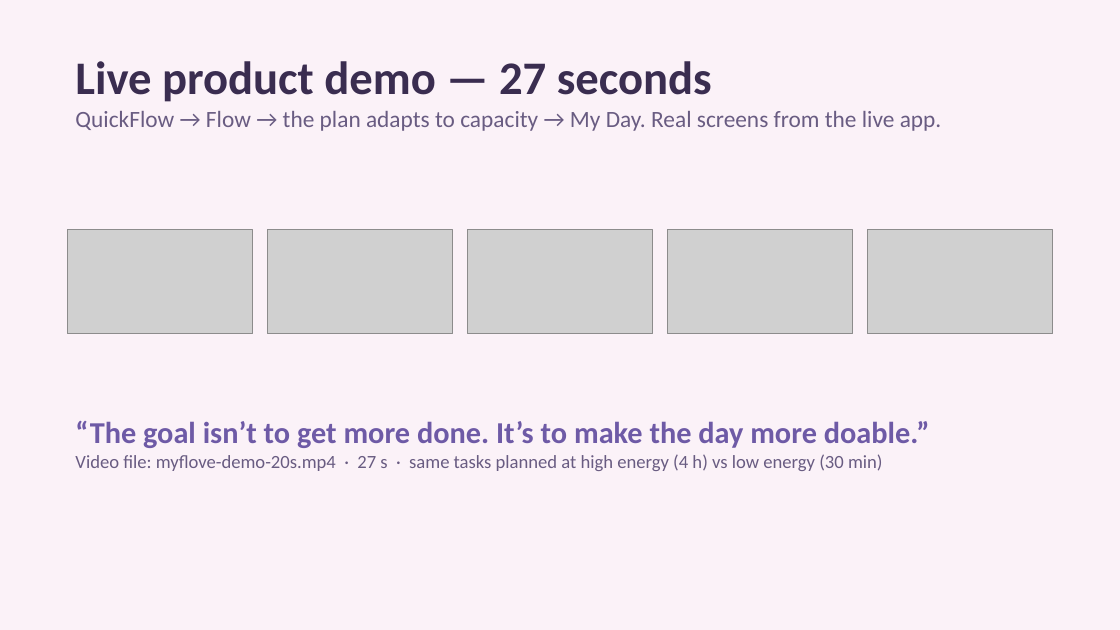
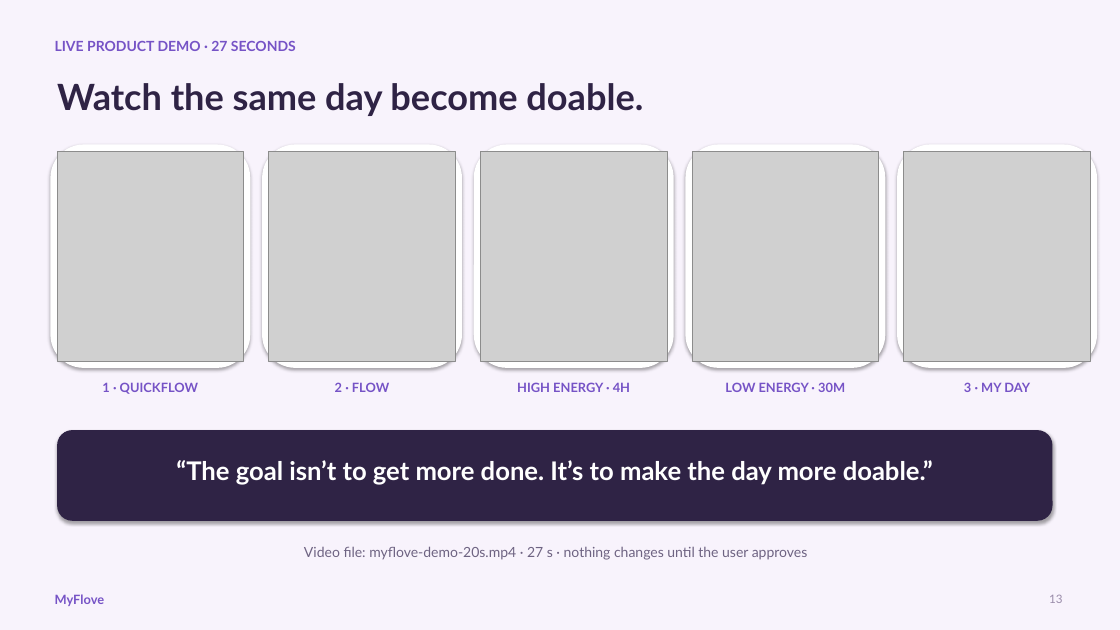
Before and after one commit to camillabaksi/myflove-926d3d31, a slide deck: slide 13 of public/pitch/MyFlove_Investor_Pitch_3min_EN.pptx. Drawn at 1120x630 pixels with LibreOffice and Linux fonts; fonts in the diff are those of the drawing; grey boxes stand for pictures. Boxes give left, top, right and bottom in pixels: in the first picture for what was removed or moved away, otherwise in the second. Text is boxed around its words. In the diff, an @@ line names an element or a change of style, - is before the commit and + after.

```diff
--- a/public/pitch/MyFlove_Investor_Pitch_3min_EN.pptx
+++ b/public/pitch/MyFlove_Investor_Pitch_3min_EN.pptx
@@ background #FFFFFF to #F8F3FC @@
@@ rectangle removed at (0,0,1120,630) @@
@@ text added at (55,41,296,51), 12 pt, text #7653C6, bold @@
+LIVE PRODUCT DEMO · 27 SECONDS
@@ text at (57,83,643,116): text changed; size 20 to 31 pt; font Calibri to Lato; text colour #695C82 to #2F2345; bold on @@
-Live product demo — 27 seconds
-QuickFlow → Flow → the plan adapts to capacity → My Day. Real screens from the live app.
+Watch the same day become doable.
@@ rounded rectangle added at (50,145,250,368), fill #FFFFFF @@
@@ rounded rectangle added at (262,145,462,368), fill #FFFFFF @@
@@ rounded rectangle added at (474,145,674,368), fill #FFFFFF @@
@@ rounded rectangle added at (686,145,886,368), fill #FFFFFF @@
@@ rounded rectangle added at (897,145,1097,368), fill #FFFFFF @@
@@ picture: place and size @@
-picture at (67,229,253,334)
+picture at (57,151,244,361)
@@ picture: place and size @@
-picture at (267,229,453,334)
+picture at (269,151,455,361)
@@ picture: place and size @@
-picture at (467,229,653,334)
+picture at (481,151,667,361)
@@ picture: place and size @@
-picture at (667,229,853,334)
+picture at (692,151,879,361)
@@ picture: place and size @@
-picture at (868,229,1054,334)
+picture at (904,151,1091,361)
@@ text added at (102,382,198,394), 11 pt, text #7653C6, bold @@
+1 · QUICKFLOW
@@ text added at (335,382,389,392), 11 pt, text #7653C6, bold @@
+2 · FLOW
@@ text added at (517,382,630,392), 11 pt, text #7653C6, bold @@
+HIGH ENERGY · 4H
@@ text added at (725,382,845,392), 11 pt, text #7653C6, bold @@
+LOW ENERGY · 30M
@@ text added at (964,382,1030,392), 11 pt, text #7653C6, bold @@
+3 · MY DAY
@@ rounded rectangle added at (57,430,1053,521), fill #2F2345 @@
@@ text at (75,454,883,471): paragraph removed @@
-Video file: myflove-demo-20s.mp4 · 27 s · same tasks planned at high energy (4 h) vs low energy (30 min)
@@ text "“The goal isn’t to get ...": place and size @@
-text "“The goal isn’t to get ..." at (75,421,930,471)
+text "“The goal isn’t to get ..." at (176,460,933,485)
@@ text "“The goal isn’t to get ..." at (176,460,933,485): size 26 to 22 pt, font Calibri to Lato, text colour #6E5AA6 to #FFFFFF; alignment left to centre @@
@@ text added at (304,546,808,560), 12 pt, text #6E6382 @@
+Video file: myflove-demo-20s.mp4 · 27 s · nothing changes until the user approves
@@ text added at (55,594,105,606), 11 pt, text #7653C6, bold @@
+MyFlove
@@ text added at (1049,594,1062,603), 10 pt, text #9A8CAA @@
+13
```
Also in this commit, not shown: 11 other slides changed, 1 slide added, 1 slide removed.
